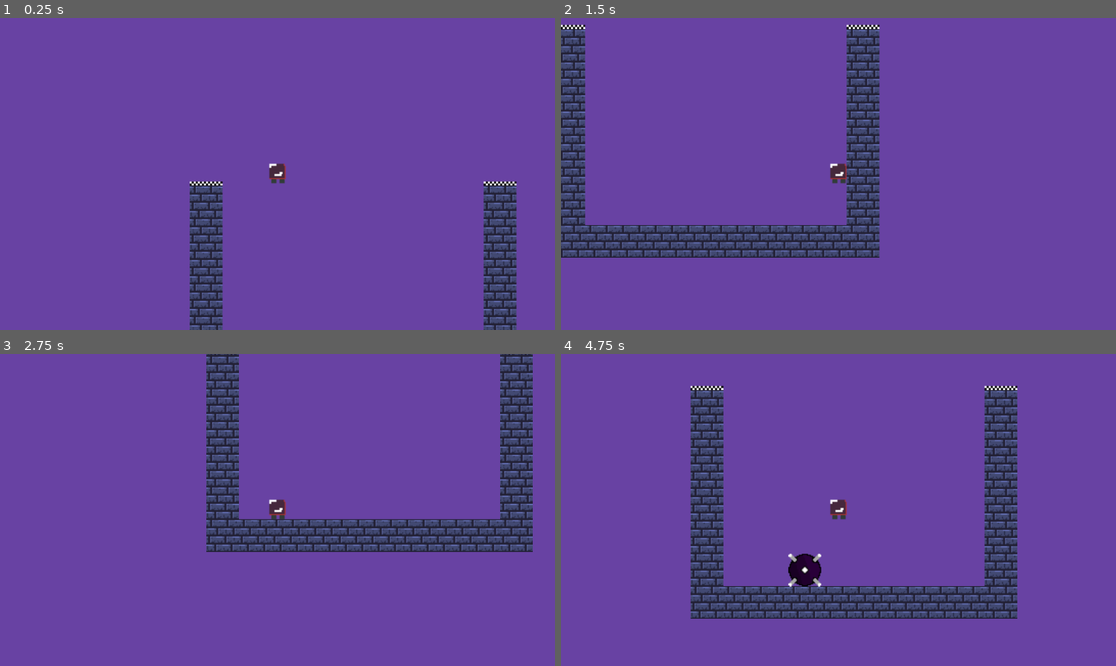
Above: before the commit, frames 1-4 (two rows, left to right).
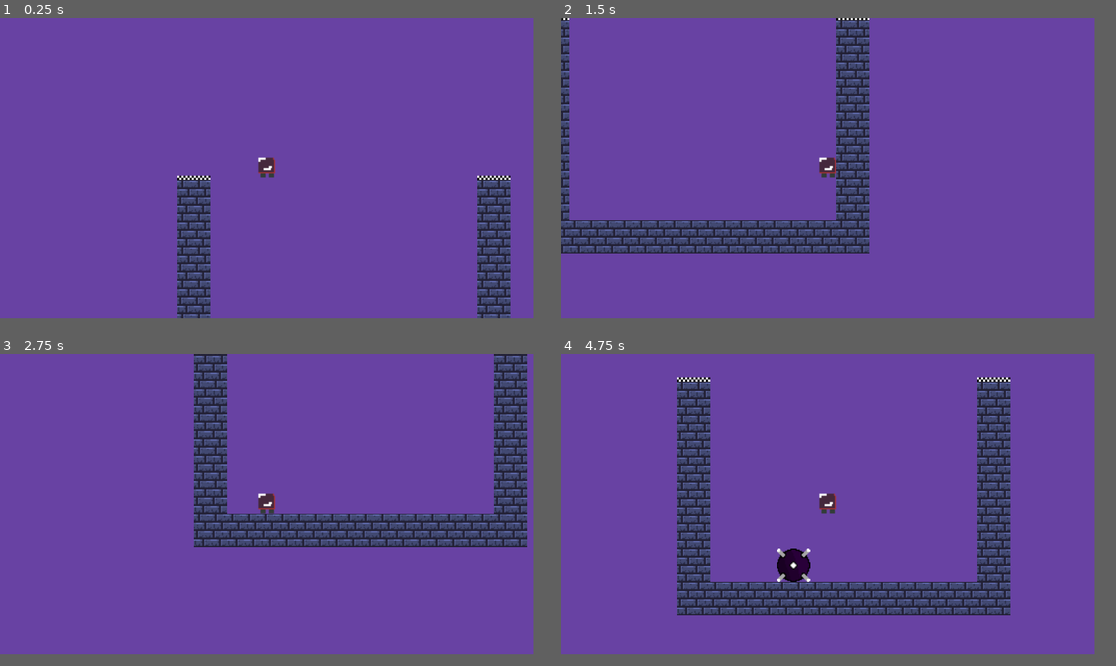
Above: after the commit, the same moments.

Repository: Dgarc359/falling-blocks
Game: Godot game, scene res://scenes/node_2d.tscn
The game is run twice, just before and just after one commit, with the same random seed, the same clock (stepped at 60 frames per second) and the same inputs.
Inputs:
- Up to frame 1 (0.25 s): no input
- Up to frame 2 (1.5 s): hold D (right) from 0.53 s (still down); tap Space (jump) at 0.77 s
- Up to frame 3 (2.75 s): tap Space (jump) at 1.52 s; tap Enter at 2 s; release D (right) at 2.03 s; hold A (left) from 2.03 s (still down)
- Up to frame 4 (4.75 s): release A (left) at 2.78 s; hold D (right) 2.78-4.28 s; tap Space (jump) at 3.02, 3.77, 4.52 s; hold A (left) from 4.28 s (still down)
In our replay, the window is 799x449 before the commit and 768x432 after it. These sizes can differ from the game's own. Grey fills any space a smaller window leaves; there, only what the larger window draws over its background counts as a difference.

The runs differ from the first frame. In frame 1, 6.5% of the frame differs, in the area x 31-94%, y 44-100%; in frame 2, 12%; in frame 3, 11%; in frame 4, 15%, in the area x 20-83%, y 7-85%.

Commit message:
configure screen resolution and add restart button png

Diff:
--- a/project.godot
+++ b/project.godot
@@ -15,6 +15,14 @@
 config/features=PackedStringArray("4.2", "Forward Plus")
 boot_splash/bg_color=Color(0.620781, 0.744518, 0.936246, 1)
 config/icon="res://icon.svg"
+
+[display]
+
+window/size/viewport_width=256
+window/size/viewport_height=144
+window/size/window_width_override=1600
+window/size/window_height_override=900
+window/stretch/mode="canvas_items"
 
 [input]
 
--- a/scenes/death_ui.tscn
+++ b/scenes/death_ui.tscn
@@ -1,6 +1,7 @@
-[gd_scene load_steps=2 format=3 uid="uid://ckcjg3qewghch"]
+[gd_scene load_steps=3 format=3 uid="uid://ckcjg3qewghch"]
 
 [ext_resource type="Texture2D" uid="uid://cyw46pithryfy" path="res://assets/sprites/you-died-01/you-died.bmp" id="1_e73np"]
+[ext_resource type="Texture2D" uid="uid://cj1vti6t4aqkj" path="res://assets/sprites/restart-button/restart.png" id="2_wfhpf"]
 
 [node name="DeathUI" type="Control"]
 layout_mode = 3
@@ -11,5 +12,10 @@
 grow_vertical = 2
 
 [node name="You-died" type="Sprite2D" parent="."]
-position = Vector2(544, 208)
+position = Vector2(134, 42)
+scale = Vector2(0.546875, 0.546875)
 texture = ExtResource("1_e73np")
+
+[node name="Restart" type="Sprite2D" parent="."]
+position = Vector2(118, 113)
+texture = ExtResource("2_wfhpf")
--- a/scenes/player_character.tscn
+++ b/scenes/player_character.tscn
@@ -32,7 +32,7 @@
 shape = SubResource("RectangleShape2D_t43ho")
 
 [node name="Camera2D" type="Camera2D" parent="CharacterBody2D"]
-zoom = Vector2(2.12, 2.12)
+zoom = Vector2(0.5, 0.5)
 
 [node name="CanvasLayer" type="CanvasLayer" parent="CharacterBody2D/Camera2D"]
 
--- a/scenes/victory_ui.tscn
+++ b/scenes/victory_ui.tscn
@@ -11,5 +11,6 @@
 grow_vertical = 2
 
 [node name="You-won" type="Sprite2D" parent="."]
-position = Vector2(546, 245)
+position = Vector2(134, 63)
+scale = Vector2(0.4375, 0.4375)
 texture = ExtResource("1_3qede")
Binary file added: assets/sprites/restart-button/restart.png
Not shown, added: assets/sprites/restart-button/restart.png.import
